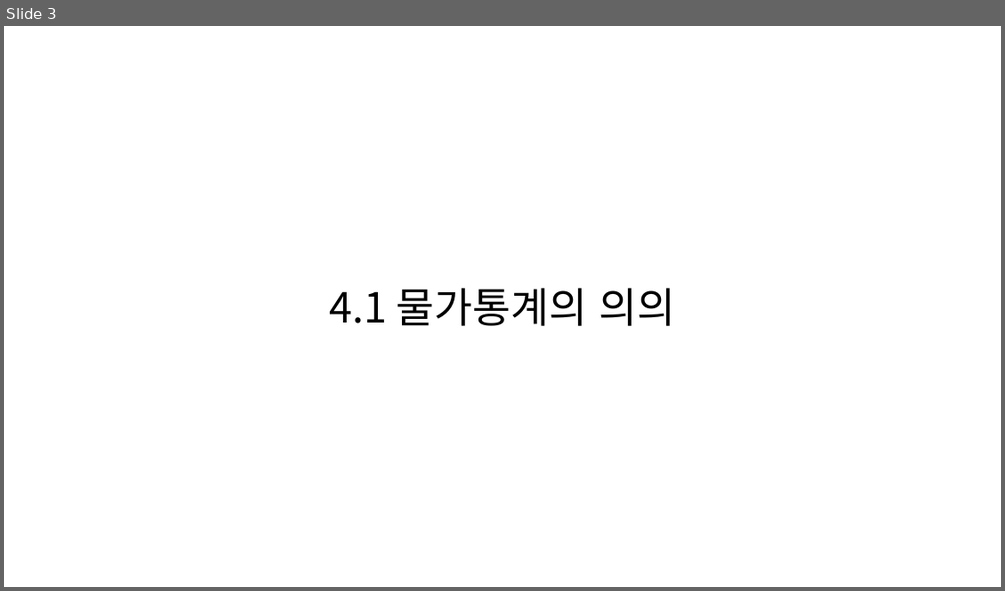
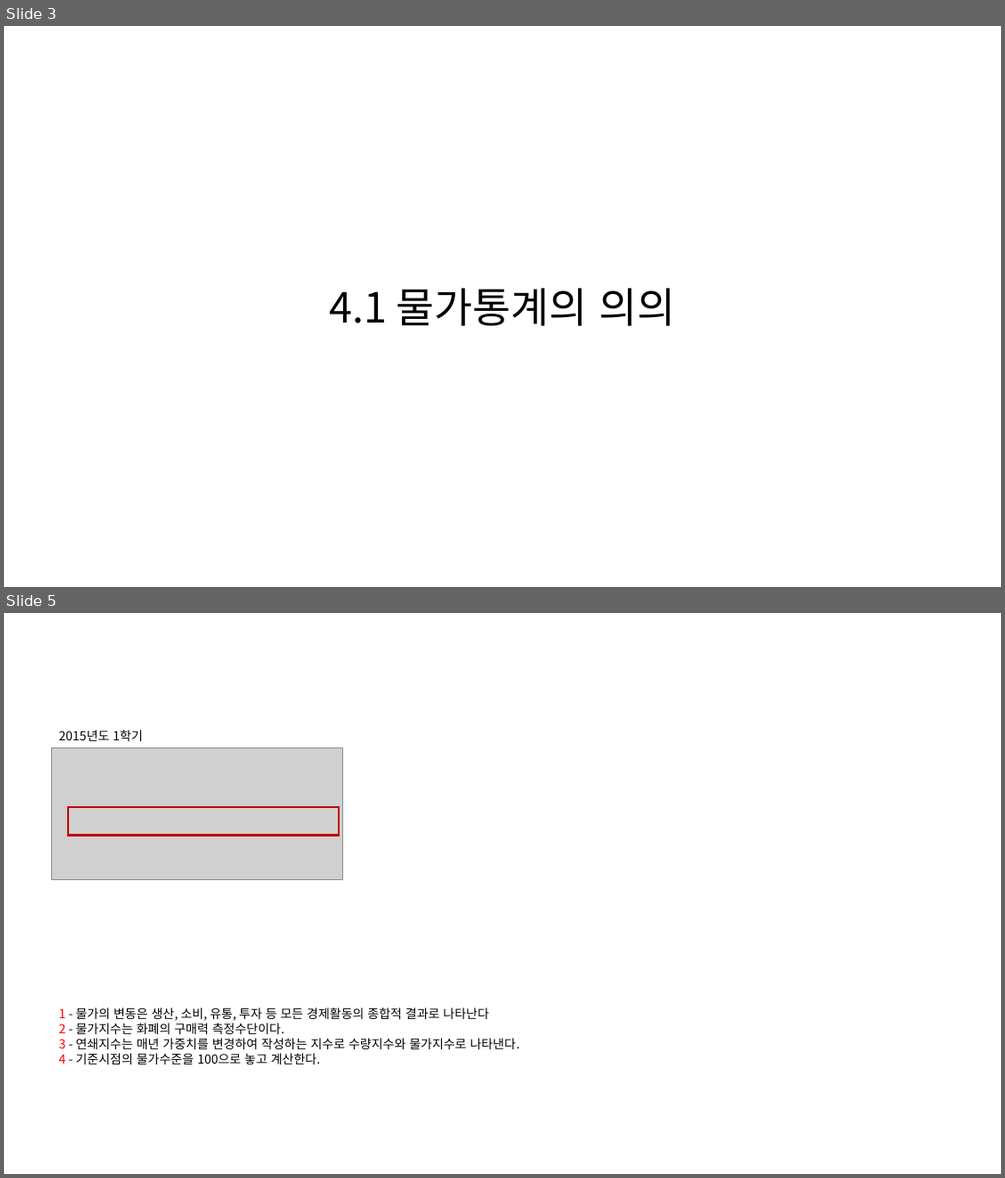
Before and after one commit to KNOU-STUDY/KNOU-UNDERSTANDING-NATIONAL-STATISTICS, a slide deck: previous_question/4장-물가통계.pptx. Shown one above the other, each under a label of ours: slide 3 before the commit, slides 3 and 5 after it; the slides between them are not shown. The pictures are 1005x591 and 1005x1178 pixels, drawn with LibreOffice and Linux fonts; fonts in the diff are those of the drawing; grey boxes stand for pictures. Boxes give left, top, right and bottom in pixels: in the first picture for what was removed or moved away, otherwise in the second. Text is boxed around its words. In the diff, an @@ line names an element or a change of style, - is before the commit and + after.

```diff
--- a/previous_question/4장-물가통계.pptx
+++ b/previous_question/4장-물가통계.pptx
@@ slide 5 added at <box>4,613,1001,1174</box>, background #FFFFFF @@
@@ text added at <box>59,730,142,741</box>, 12 pt, text #000000 @@
+2015년도 1학기
@@ picture added at <box>52,747,343,879</box> @@
@@ rectangle added at <box>68,807,339,835</box>, outline #C00000 2 pt @@
@@ text added at <box>59,1007,520,1064</box>, 12 pt, text #000000 @@
+1 - 물가의 변동은 생산, 소비, 유통, 투자 등 모든 경제활동의 종합적 결과로 나타난다
+2 - 물가지수는 화폐의 구매력 측정수단이다.
+3 - 연쇄지수는 매년 가중치를 변경하여 작성하는 지수로 수량지수와 물가지수로 나타낸다.
+4 - 기준시점의 물가수준을 100으로 놓고 계산한다.
```
Also in this commit, not shown: 16 other slides added, 10 slides removed.
